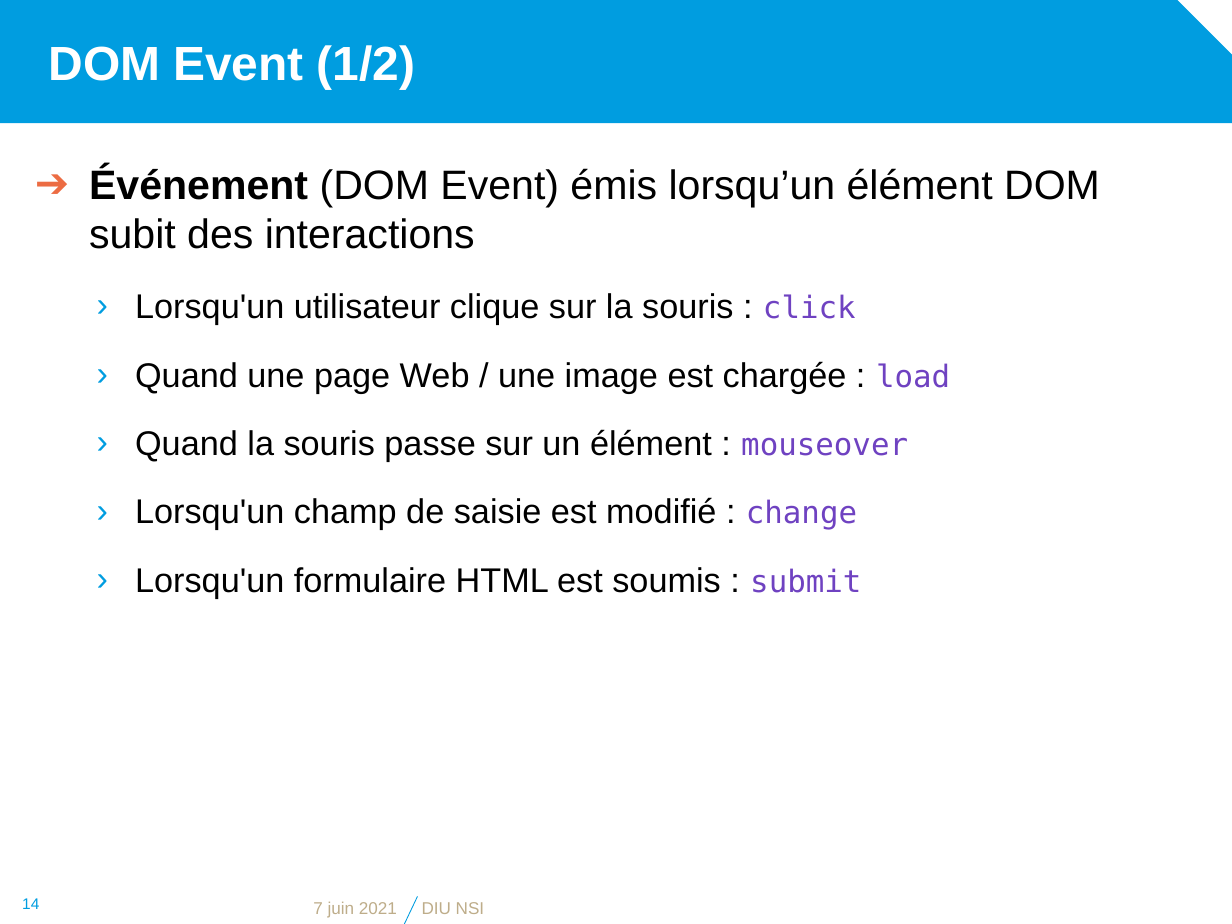
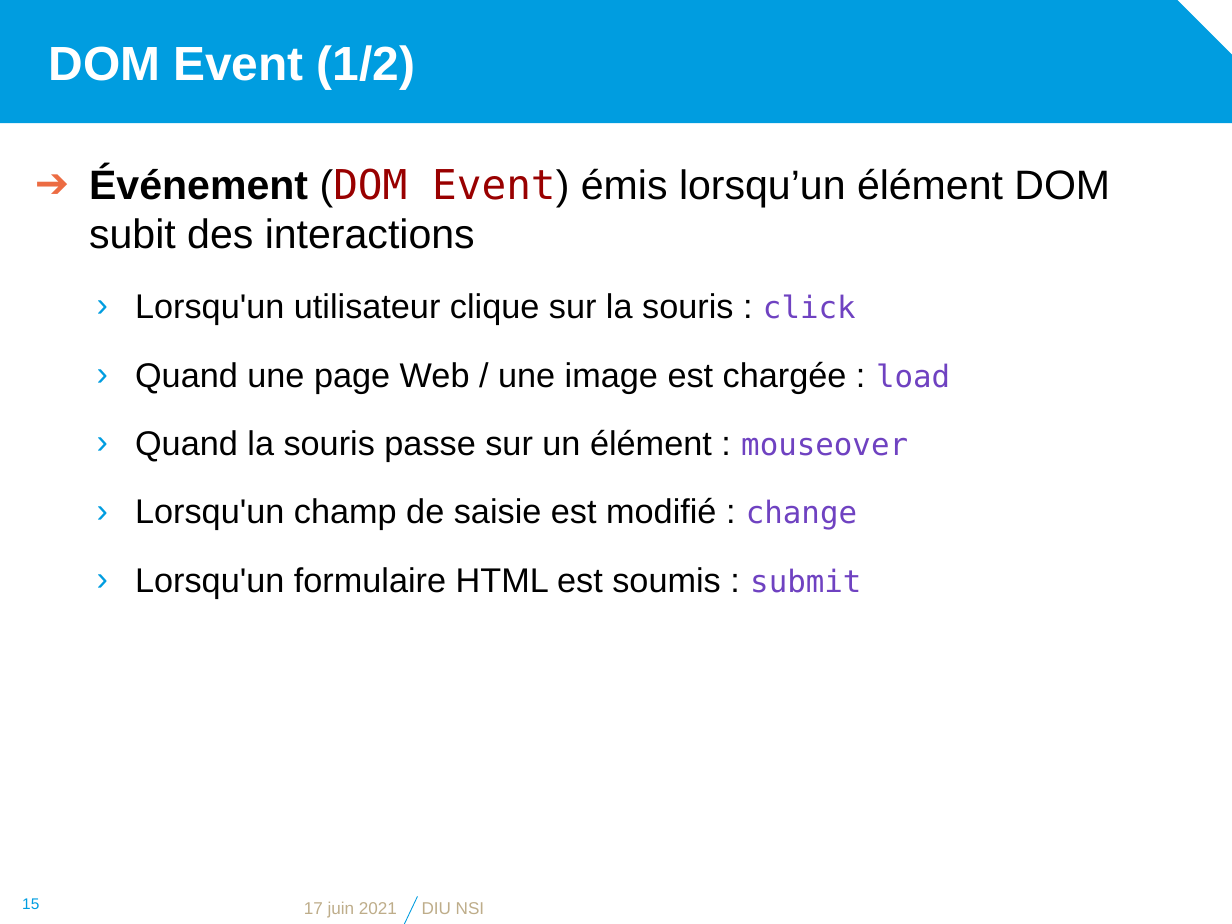
Before and after one commit to diu-uf-bordeaux/bloc1, a slide deck: slide 15 of web/4-JS/JavaScript.pptx (slide 14 before the commit). Drawn at 1232x924 pixels with LibreOffice and Linux fonts; fonts in the diff are those of the drawing; background and template pictures are left out. Boxes give left, top, right and bottom in pixels: in the first picture for what was removed or moved away, otherwise in the second. Text is boxed around its words. In the diff, an @@ line names an element or a change of style, - is before the commit and + after.

```diff
--- a/web/4-JS/JavaScript.pptx
+++ b/web/4-JS/JavaScript.pptx
@@ text at <box>89,166,1110,249</box>: font Arial to DejaVu Sans Mono, text colour #000000 to #990000 in "(DOM Event)" @@
@@ page number at <box>22,898,39,909</box>: text changed @@
-14
+15
@@ text at <box>304,901,397,918</box>: text changed @@
-7 juin 2021
+17 juin 2021
```
Also in this commit, not shown: 16 other slides changed, 1 slide added, 6 other files.
